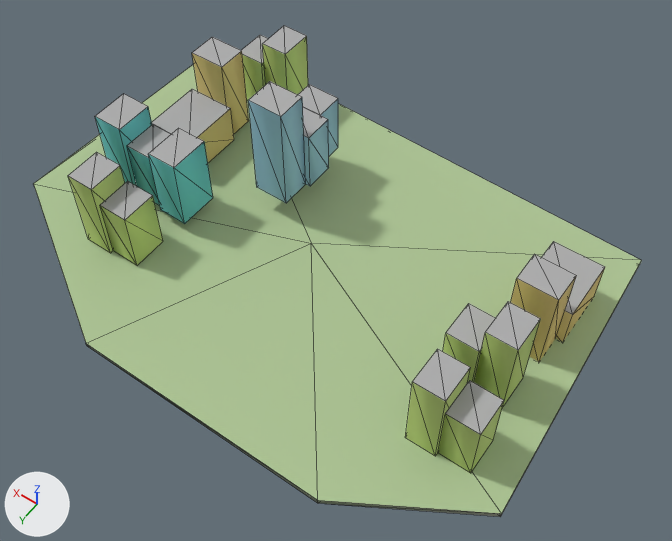
The glTF model godot_project/remake/sky/islands/SKY-055.lod2.glb as it was, and as the next commit left it.
Before and after are seen from a camera (50 mm lens) standing at (-97.6, 125.5, 189.7) and looking at (-10.0, 2.9, -2.9). The lights are fixed; the arrows at lower left show +X, +Y and +Z. The picture after the commit comes second. Mesh edges are drawn as thin lines.

In view in the first picture: 'buildings', 'deck', 'rock'.
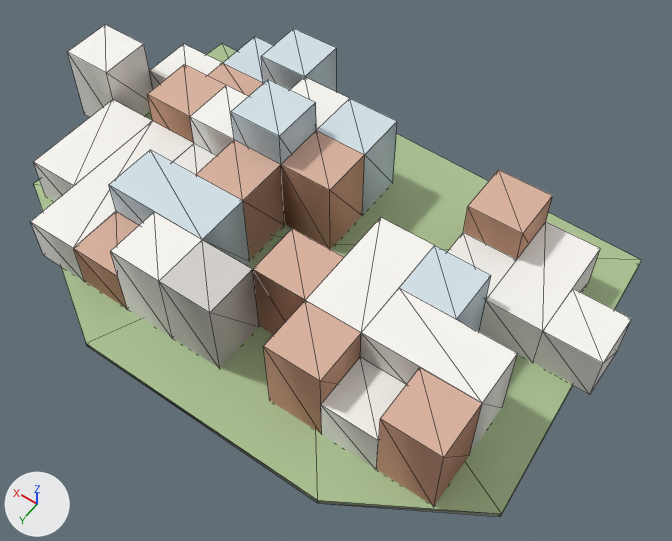
Boxes (x1, y1, x2, y2) around the edits, measured in the pictures (672 x 541 px):
'warren_hull', added: after (30, 25, 631, 506)
'buildings', deleted: before (68, 26, 605, 473)
'deck', unchanged, covered by the edit: before (34, 64, 642, 514); after (34, 43, 642, 514)

What the commit changed:
Mesh me_warren_hull is new.
It has 152 vertices, 300 faces and spans x -81.0..84.0, y -45.0..45.0, z 0.0..32.0.
It uses material mat_sky_lod_bldg.
Object 'buildings' (ob_buildings) is deleted.
Object 'warren_hull' (ob_warren_hull) is new; it shows me_warren_hull.
Its location is (0.0, 0.0, 0.0).
